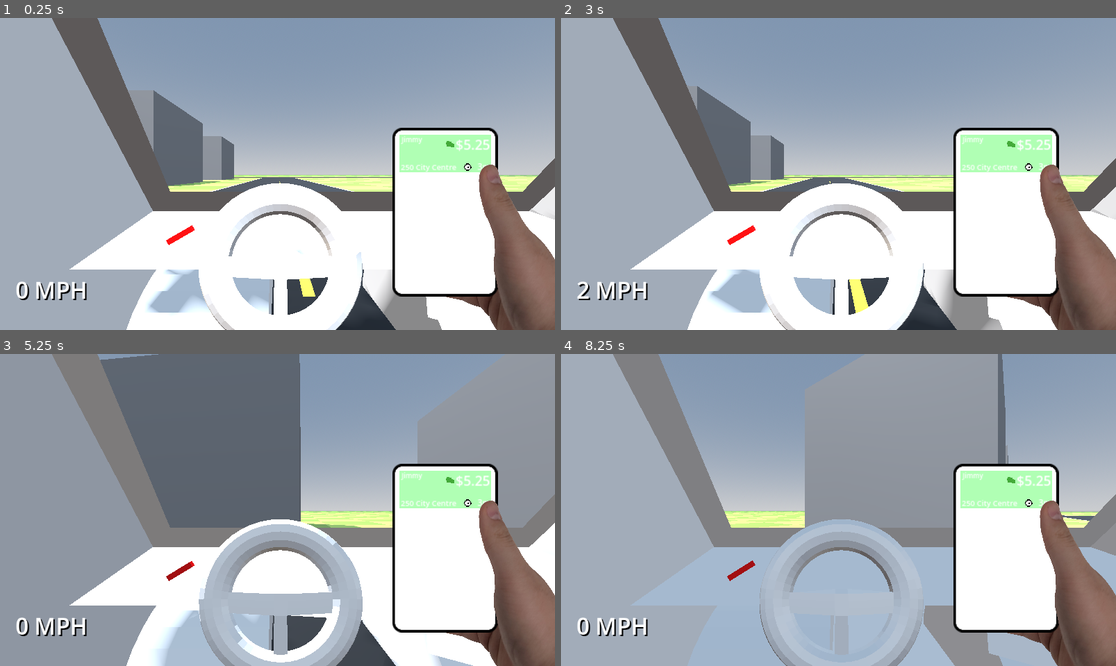
Above: before the commit, frames 1-4 (two rows, left to right).
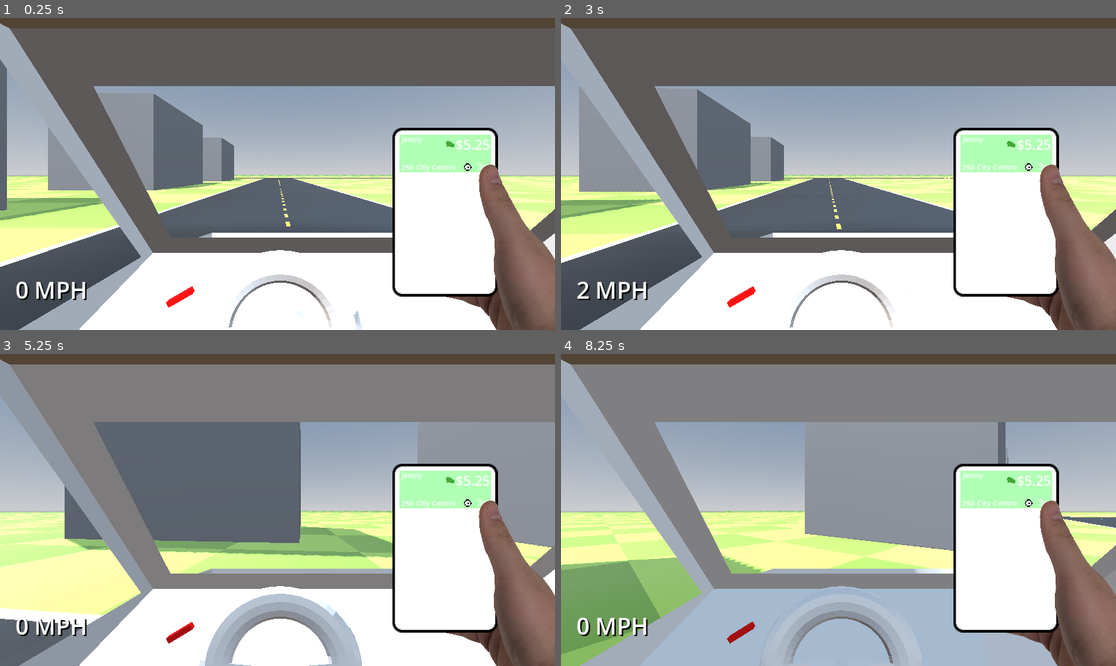
Above: after the commit, the same moments.

Repository: AndrewHamel111/SISGameJam2026
Game: Godot game, scene res://scenes/world.tscn
Two runs of this game, one before a commit and one after it. Both use one fixed random seed, a clock stepped at 60 frames per second and the inputs below.
Inputs:
- Up to frame 1 (0.25 s): no input
- Up to frame 2 (3 s): tap Enter at 0.5 s; hold D (turn_right) 0.53-1.28 s; tap P (camera_toggle) at 0.6, 2.1 s; tap U (phone_confirm) at 1.25, 1.35, 2, 2.75, 2.85 s; hold Space (brake) 1.28-2.03 s; hold D (turn_right) 2.03-2.78 s; hold W (accelerate) from 2.78 s (still down)
- Up to frame 3 (5.25 s): release W (accelerate) at 3.53 s; hold A (turn_left) 3.53-5.03 s; tap P (camera_toggle) at 3.6, 5.1 s; tap U (phone_confirm) at 4.35 s; hold Space (brake) from 5.03 s (still down)
- Up to frame 4 (8.25 s): tap U (phone_confirm) at 5.75, 5.85, 6.5, 7.35 s; release Space (brake) at 5.78 s; hold D (turn_right) 5.78-6.53 s; hold W (accelerate) 6.53-7.28 s; tap P (camera_toggle) at 6.6, 8.1 s; hold D (turn_right) 7.28-8.03 s; hold Space (brake) from 8.03 s (still down)

The runs differ from the first frame. In frame 1, 49% of the frame differs, in the area x 0-100%, y 0-100%; in frame 2, 49%; in frame 3, 53%; in frame 4, 45%.

Commit message:
Car interior adjustments
added driver side window, moved camera up

Diff:
--- a/entities/player/car/car_interior.tscn
+++ b/entities/player/car/car_interior.tscn
@@ -16,13 +16,13 @@
 [node name="CarInterior" type="Node3D" unique_id=678647663]
 script = ExtResource("1_cvfft")
 
-[node name="car_interior" parent="." unique_id=582317999 instance=ExtResource("2_gb7yy")]
+[node name="car_interior" parent="." unique_id=741406669 instance=ExtResource("2_gb7yy")]
 
 [node name="car_wheel" parent="." unique_id=1241523602 instance=ExtResource("3_hmpo2")]
 transform = Transform3D(1, 0, 0, 0, 1, 0, 0, 0, 1, 0.16739835, 0.34647408, 0.28012174)
 
 [node name="phone" parent="." unique_id=497349082 instance=ExtResource("4_qko6y")]
-transform = Transform3D(0.8059898, -0.13447852, -0.5764512, -0.078314915, 0.9410639, -0.32903725, 0.58672583, 0.31034538, 0.7479562, -0.025569137, 0.3887328, 0.17616011)
+transform = Transform3D(0.8059898, -0.13447852, -0.5764512, -0.078314915, 0.9410639, -0.32903725, 0.58672583, 0.31034538, 0.7479562, -0.025569137, 0.45374015, 0.17616011)
 
 [node name="gas_needle" type="Node3D" parent="." unique_id=1855330199]
 transform = Transform3D(1, 0, 0, 0, 1, 0, 0, 0, 1, 0.37186986, 0.36518043, 0.32688832)
--- a/entities/player/player.tscn
+++ b/entities/player/player.tscn
@@ -23,7 +23,7 @@
 transform = Transform3D(1, 0, 0, 0, 1, 0, 0, 0, 1, -1.2874603e-05, 0.002041459, 0.0002937913)
 
 [node name="CameraInterior" type="Camera3D" parent="InteriorRoot" unique_id=6072620]
-transform = Transform3D(-1, 0, -8.742278e-08, 0, 1, 0, 8.742278e-08, 0, -1, 0.17214024, 0.491939, -0.046283633)
+transform = Transform3D(-1, 0, -8.742278e-08, 0, 1, 0, 8.742278e-08, 0, -1, 0.17214024, 0.6052936, -0.046283633)
 current = true
 
 [node name="ExteriorRoot" type="Node3D" parent="." unique_id=174343180]
Not shown: 1 places in entities/player/car/car_interior.tscn that only renumber resources
Binary file changed: resources/glb/car_interior.glb
Not shown, changed: noimp/car_interior.blend
Not shown, changed: noimp/car_interior.blend1
